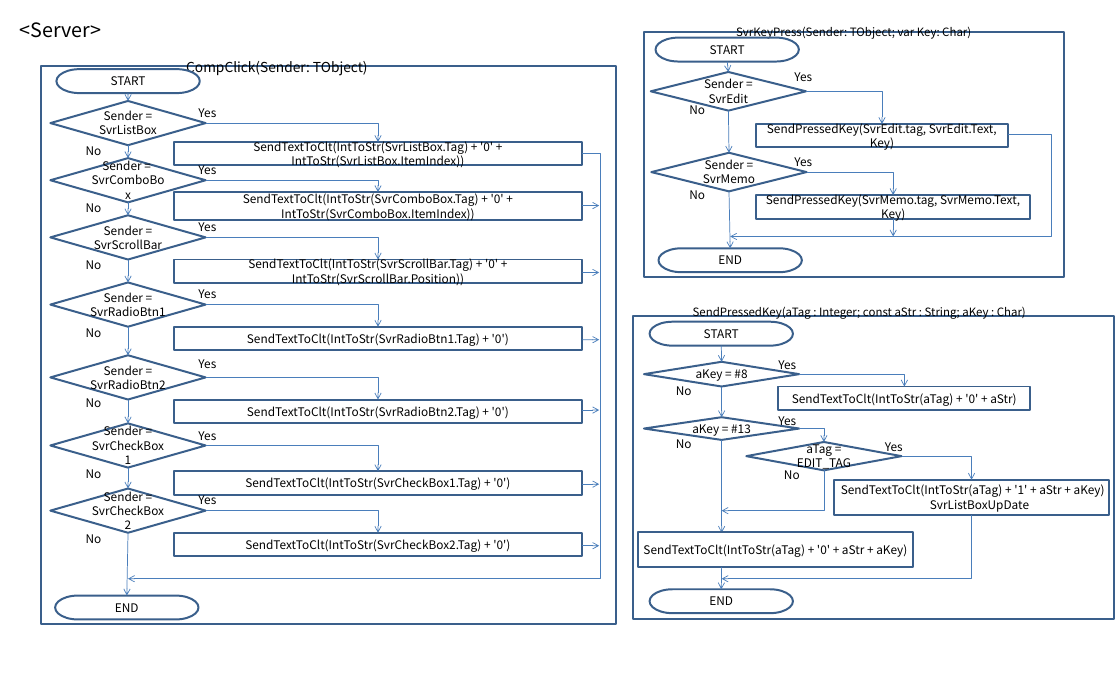
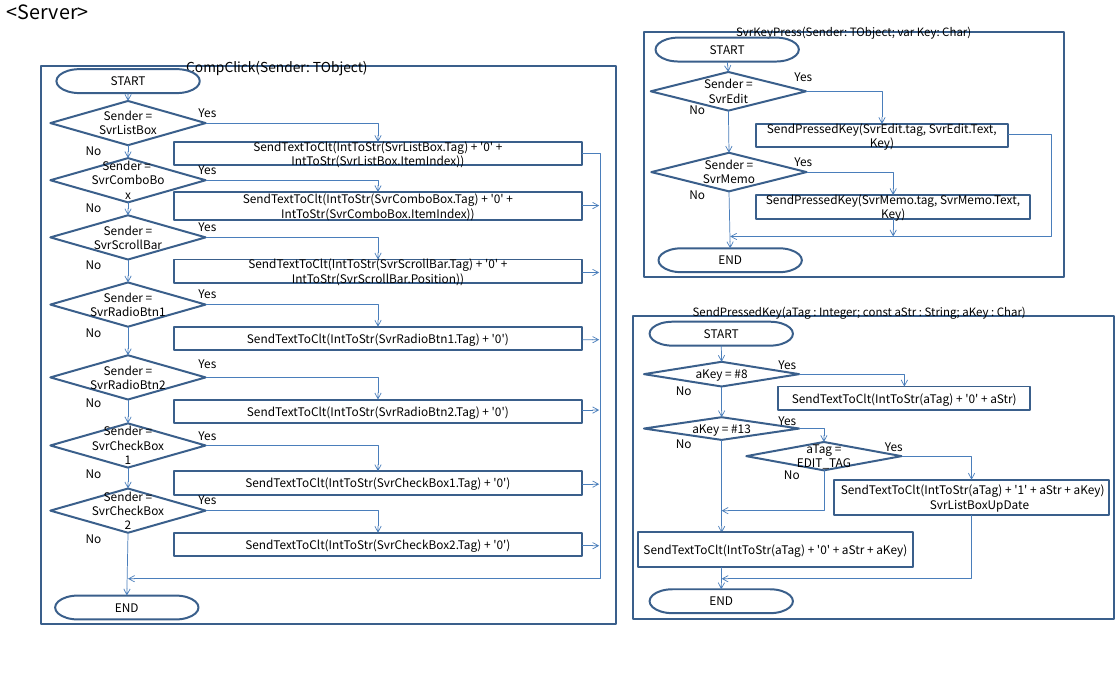
Before and after one commit to hyejoonjung/StudyDelphi, a slide deck: slide 3 of 0218SocketTest_Design2/SocketTest2.pptx. Drawn at 1120x700 pixels with LibreOffice and Linux fonts; fonts in the diff are those of the drawing. Boxes give left, top, right and bottom in pixels: in the first picture for what was removed or moved away, otherwise in the second. Text is boxed around its words. In the diff, an @@ line names an element or a change of style, - is before the commit and + after.

```diff
--- a/0218SocketTest_Design2/SocketTest2.pptx
+++ b/0218SocketTest_Design2/SocketTest2.pptx
@@ text "<Server>": place and size @@
-text "<Server>" at bbox=[19, 22, 101, 38]
+text "<Server>" at bbox=[7, 4, 89, 20]
@@ text "<Server>" at bbox=[7, 4, 89, 20]: alignment left to centre @@
```
Also in this commit, not shown: 2 other slides changed, 2 slides added, 1 slide removed, 32 other files.
